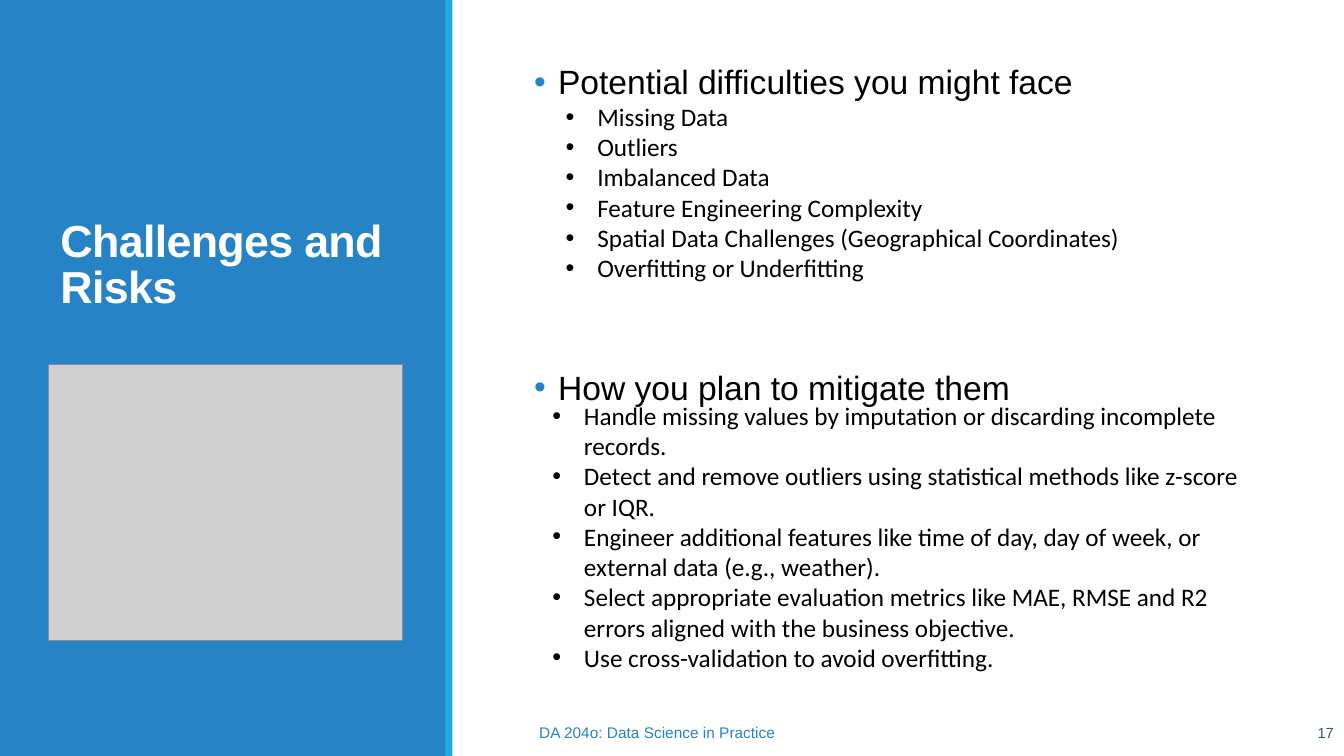
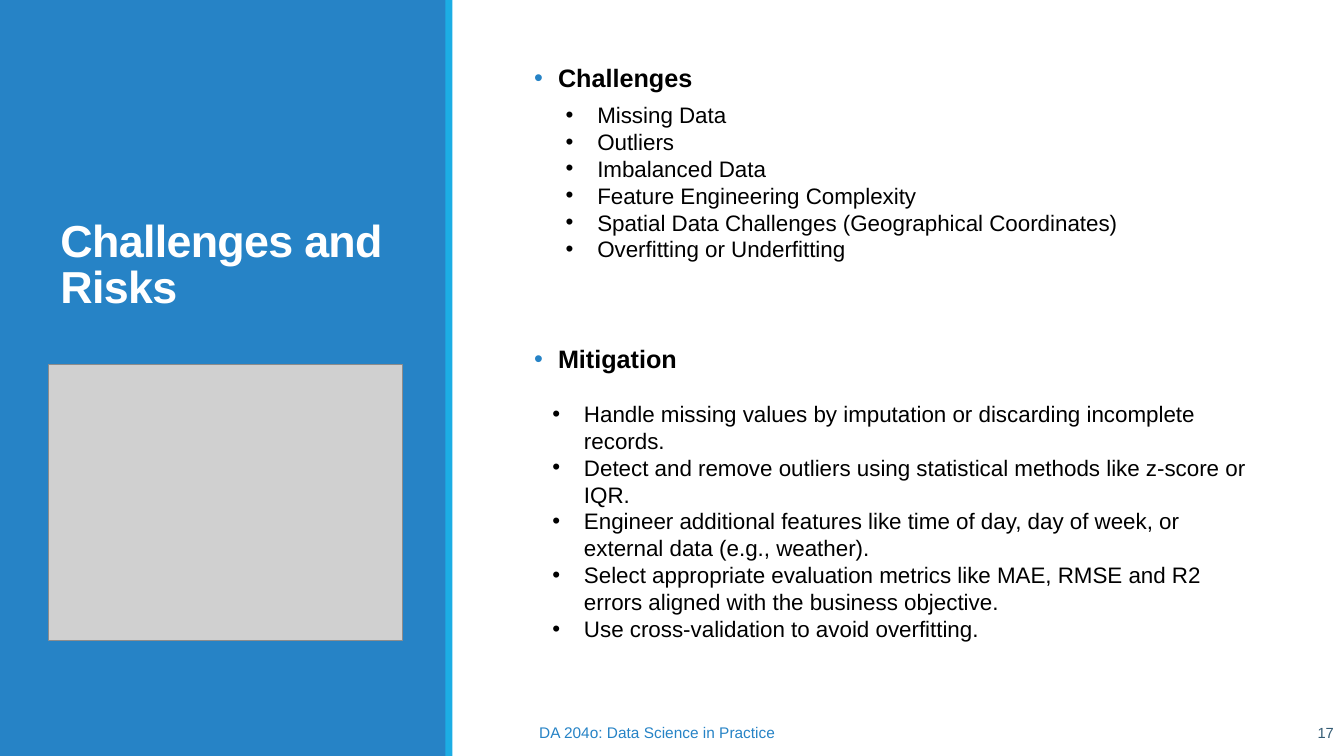
Before and after one commit to aravindsreekumar28/TaxiFare-Forecast, a slide deck: slide 17 of TaxiFare Forecast – Enhancing Fare Accuracy with Machine Learning.pptx. Drawn at 1344x756 pixels with LibreOffice and Linux fonts; fonts in the diff are those of the drawing; grey boxes stand for pictures. Boxes give left, top, right and bottom in pixels: in the first picture for what was removed or moved away, otherwise in the second. Text is boxed around its words. In the diff, an @@ line names an element or a change of style, - is before the commit and + after.

```diff
--- a/TaxiFare Forecast – Enhancing Fare Accuracy with Machine Learning.pptx
+++ b/TaxiFare Forecast – Enhancing Fare Accuracy with Machine Learning.pptx
@@ text at [558,68,692,374]: text changed; size 24 to 18 pt; bold on @@
-• Potential difficulties you might face
-• How you plan to mitigate them
+• Challenges
+• Mitigation
@@ text "Missing Data" at [597,106,1117,262]: size 18 to 16 pt, font Calibri to Arial @@
@@ text "Handle missing values by imputation ..." at [584,405,1245,642]: size 18 to 16 pt, font Calibri to Arial @@
```
Also in this commit, not shown: 7 other slides changed, 1 slide added, 1 other file.
